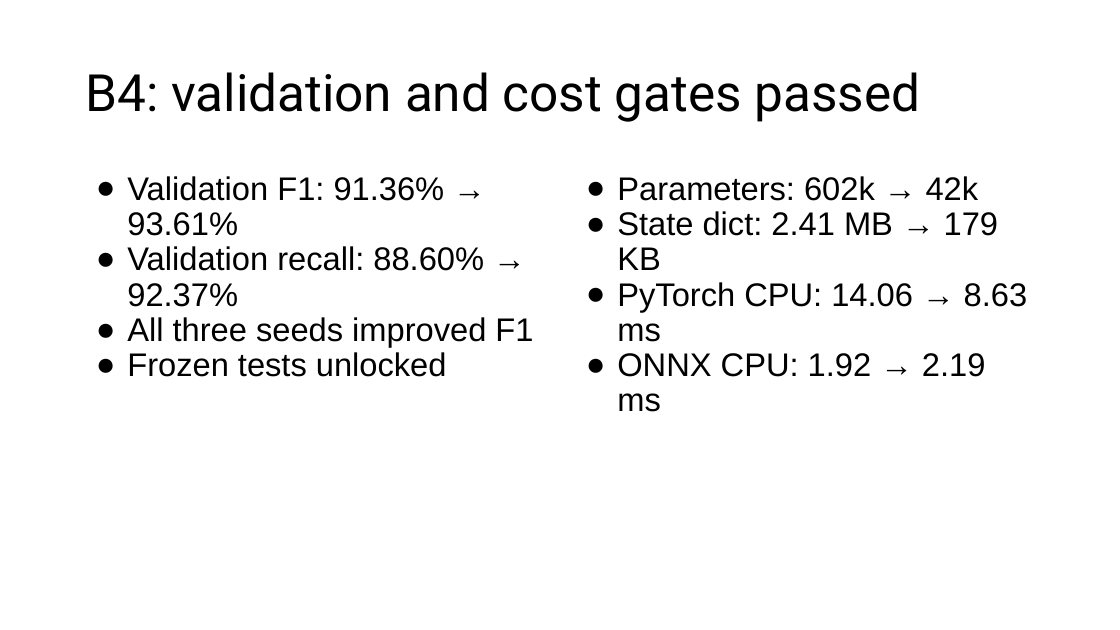
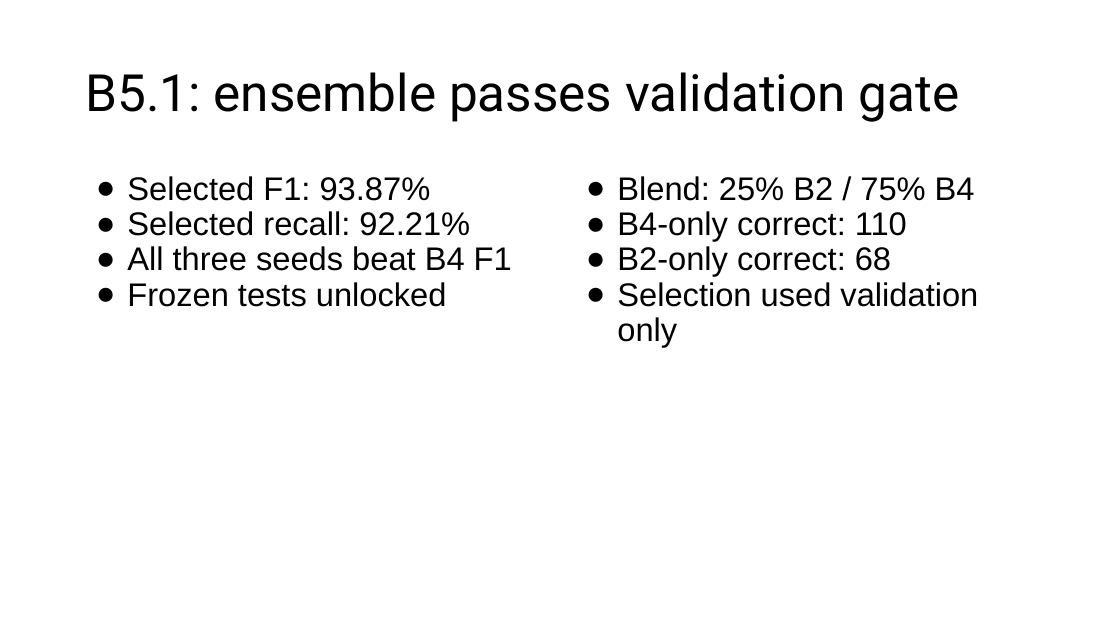
Before and after one commit to nocleo/ADVLSI2_Project_updated, a slide deck: slide 23 of presentation/ADVLSI2_DRC_CNN_Project_Progress.pptx. Drawn at 1120x630 pixels with LibreOffice and Linux fonts; fonts in the diff are those of the drawing. Boxes give left, top, right and bottom in pixels: in the first picture for what was removed or moved away, otherwise in the second. Text is boxed around its words. In the diff, an @@ line names an element or a change of style, - is before the commit and + after.

Commit message:
Document completed B5 ensemble experiment

```diff
--- a/presentation/ADVLSI2_DRC_CNN_Project_Progress.pptx
+++ b/presentation/ADVLSI2_DRC_CNN_Project_Progress.pptx
@@ title at (x1=85, y1=72, x2=960, y2=122): text changed @@
-B4: validation and cost gates passed
+B5.1: ensemble passes validation gate
@@ text at (x1=127, y1=176, x2=512, y2=271): text changed @@
-● Validation F1: 91.36% → 93.61%
-● Validation recall: 88.60% → 92.37%
-● All three seeds improved F1
+● Selected F1: 93.87%
+● Selected recall: 92.21%
+● All three seeds beat B4 F1
@@ text at (x1=617, y1=176, x2=978, y2=347): text changed @@
-● Parameters: 602k → 42k
-● State dict: 2.41 MB → 179 KB
-● PyTorch CPU: 14.06 → 8.63 ms
-● ONNX CPU: 1.92 → 2.19 ms
+● Blend: 25% B2 / 75% B4
+● B4-only correct: 110
+● B2-only correct: 68
+● Selection used validation only
```
Also in this commit, not shown: 5 other slides changed, 5 other files.
